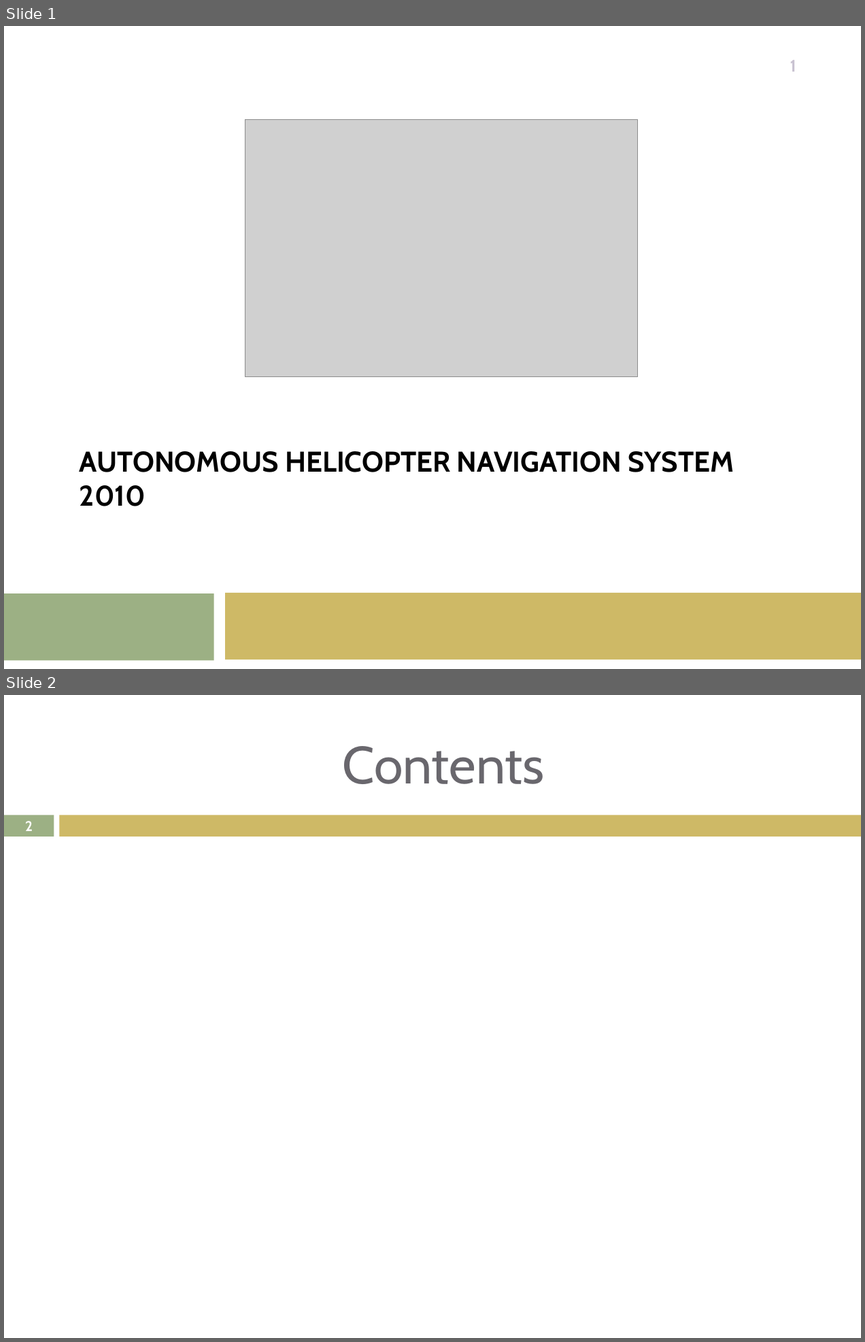
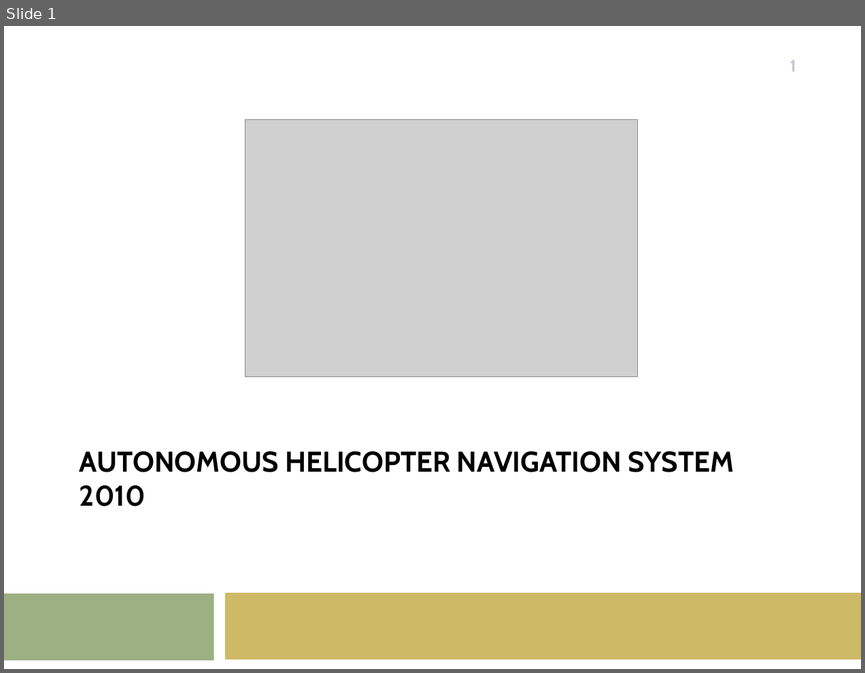
Before and after one commit to lijian8/ahns10, a slide deck: docproject/official_ahns/presentations/Hamilton_semester1.pptx. Shown one above the other, each under a label of ours: slides 1 and 2 before the commit, slide 1 after it. The pictures are 865x1342 and 865x673 pixels, drawn with LibreOffice and Linux fonts; fonts in the diff are those of the drawing; grey boxes stand for pictures. Boxes give left, top, right and bottom in pixels: in the first picture for what was removed or moved away, otherwise in the second. Text is boxed around its words. In the diff, an @@ line names an element or a change of style, - is before the commit and + after.

```diff
--- a/docproject/official_ahns/presentations/Hamilton_semester1.pptx
+++ b/docproject/official_ahns/presentations/Hamilton_semester1.pptx
@@ slide 2 removed at (x1=4, y1=695, x2=861, y2=1338), background #FFFFFF @@
@@ title removed at (x1=343, y1=746, x2=544, y2=784) @@
-Contents
@@ rectangle removed at (x1=4, y1=815, x2=54, y2=836) @@
@@ rectangle removed at (x1=60, y1=815, x2=861, y2=836) @@
@@ page number removed at (x1=25, y1=821, x2=33, y2=831) @@
-2
```
Also in this commit, not shown: 2 slides changed, 13 slides added, 4 other slides removed.
